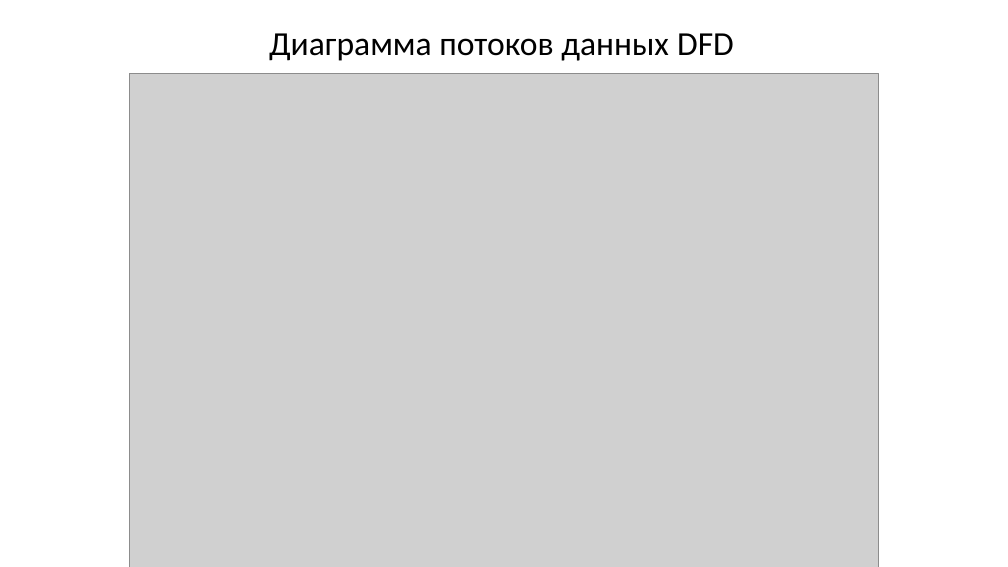
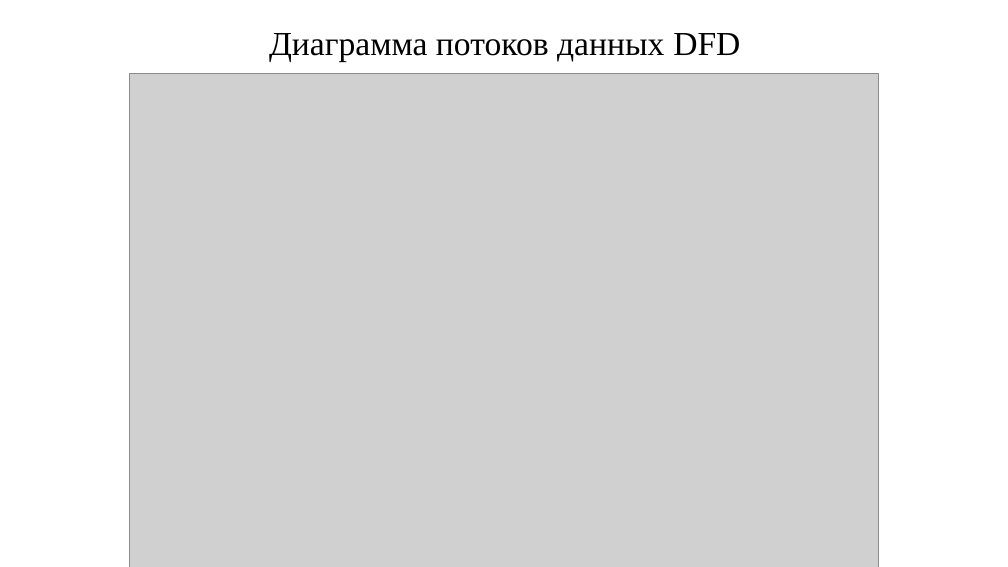
Before and after one commit to Regdal-cyber/Coursework, a slide deck: slide 7 of Курсовой_проект.pptx. Drawn at 1008x567 pixels with LibreOffice and Linux fonts; fonts in the diff are those of the drawing; grey boxes stand for pictures. Boxes give left, top, right and bottom in pixels: in the first picture for what was removed or moved away, otherwise in the second. Text is boxed around its words. In the diff, an @@ line names an element or a change of style, - is before the commit and + after.

```diff
--- a/Курсовой_проект.pptx
+++ b/Курсовой_проект.pptx
@@ text "Диаграмма потоков данных DFD" at bbox=[269, 33, 740, 62]: font Calibri to Times New Roman @@
```
Also in this commit, not shown: 2 other slides changed, 3 slides added, 3 slides removed.
